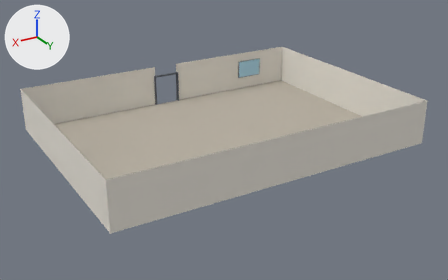
Before and after pictures for a commit that changed the glTF model client/src/game/packs/office/scene.glb.
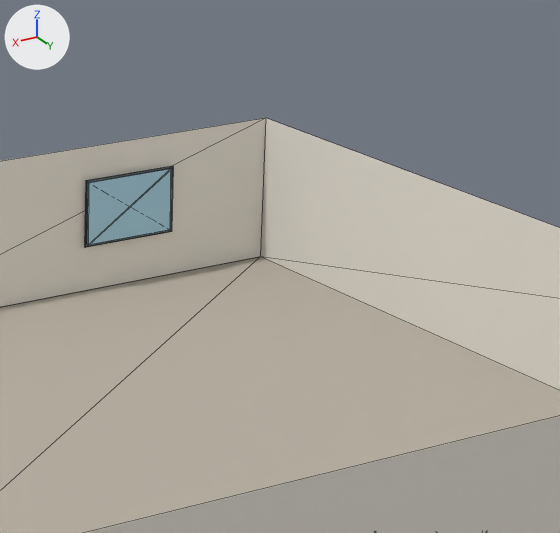
Each version appears first whole from a 50 mm camera at (19.9, 33.8, 16.5) aimed at (0.0, 0.7, 0.0), and next in a close-up on the part from 49% to 79% of the width and 6% to 53% of the height. Lighting does not change. The marker at upper left points along +X, +Y and +Z. The first two pictures are the older version. The close-ups show mesh edges as thin lines. Where no turn or scale is listed for an object, it has been applied to the vertices. Vertices at exactly the same position are counted once.

Script lines for the objects in view, before the commit:
```python
me_mesh_1 = bpy.data.meshes.new('Mesh_1')
me_mesh_1.from_pydata(...)  # 12 vertices, 10 faces; spans x -11.0..11.0, y -8.0..8.0, z 0.0..3.0
me_mesh_1.materials.append(mat_wall)  # white #ece7dd
me_mesh_2 = bpy.data.meshes.new('Mesh_2')
me_mesh_2.from_pydata(...)  # 84 vertices, 132 faces; spans x -8.6..10.9, y -8.1..7.9, z 0.0..2.3
me_mesh_2.materials.append(mat_frame)  # dark grey #5a5e66
me_mesh_3 = bpy.data.meshes.new('Mesh_3')
me_mesh_3.from_pydata(...)  # 64 vertices, 96 faces; spans x -8.6..10.9, y -7.9..7.9, z 1.0..2.3
me_mesh_3.materials.append(mat_glass)  # blue #a9d3e6
ob_frame = bpy.data.objects.new('frame', me_mesh_2)
ob_frame.location = (0.0, 0.0, 0.0)
ob_glass = bpy.data.objects.new('glass', me_mesh_3)
ob_glass.location = (0.0, 0.0, 0.0)
ob_wall = bpy.data.objects.new('wall', me_mesh_1)
ob_wall.location = (0.0, 0.0, 0.0)
# also in view: 'floor' at (0.0, 0.0, 0.0)
```
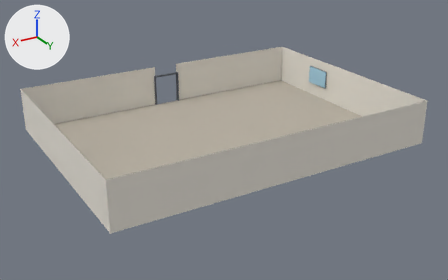
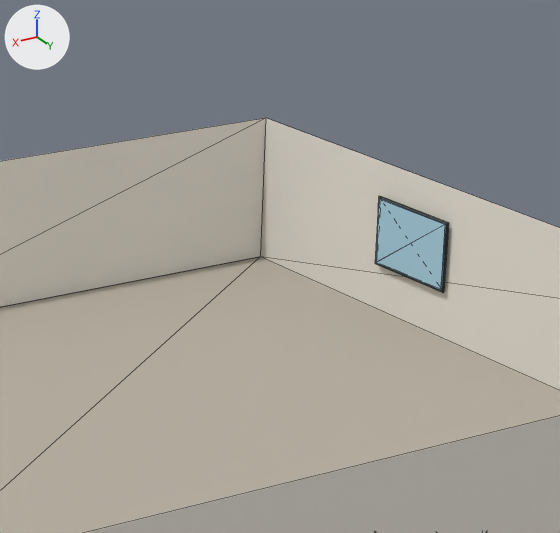
What changed in the scene script:
```text
Change me_mesh_2:
    used by ob_frame; location = (0.0, 0.0, 0.0)
    remove me_mesh_2.from_pydata(...)  # 84 vertices, 132 faces; spans x -8.6..10.9, y -8.1..7.9, z 0.0..2.3
    add me_mesh_2.from_pydata(...)  # 84 vertices, 132 faces; spans x -10.9..10.9, y -8.1..7.9, z 0.0..2.3
    me_mesh_2 part 1: the loose piece of 8 vertices spanning x -8.6..-6.6, y -7.9, z 1.0..2.3 is turned -90 degrees about the z axis through its middle, then moved by (-3.3, 4.9, 0.0)
Change me_mesh_3:
    used by ob_glass; location = (0.0, 0.0, 0.0)
    remove me_mesh_3.from_pydata(...)  # 64 vertices, 96 faces; spans x -8.6..10.9, y -7.9..7.9, z 1.0..2.3
    add me_mesh_3.from_pydata(...)  # 64 vertices, 96 faces; spans x -10.9..10.9, y -5.0..7.9, z 1.0..2.3
    me_mesh_3 part 2: the loose piece of 8 vertices spanning x -8.6..-6.6, y -7.9, z 1.0..2.3 is turned -90 degrees about the z axis through its middle, then moved by (-3.3, 4.9, 0.0)
```

Where the change shows, as pixel boxes (x1, y1, x2, y2) in the close-ups (560 x 533 px):
'glass', reshaped: before (87, 169, 172, 245); after (375, 199, 446, 290)
'frame', reshaped: before (85, 166, 173, 247); after (375, 196, 449, 293)
